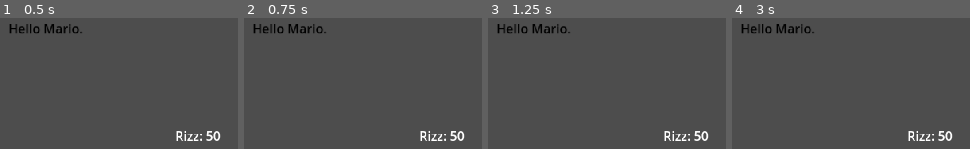
Above: before the commit, frames 1-4 (left to right).
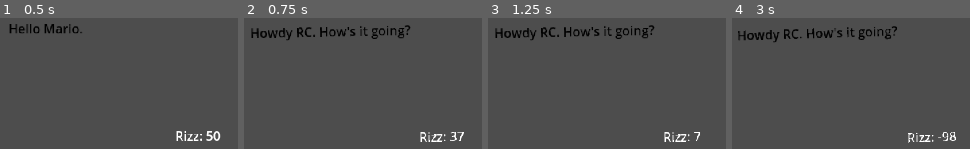
Above: after the commit, the same moments.

Repository: rose-thunder/gamejam
Game: Godot game, scene res://scenes/typing.tscn
The game is run twice, just before and just after one commit, with the same random seed, the same clock (stepped at 60 frames per second) and the same inputs. This scene is started directly instead of the project's main scene.
Inputs:
- Up to frame 1 (0.5 s): no input
- Up to frame 2 (0.75 s): tap Enter (enter, bound only after the commit) at 0.5, 0.6 s
- Up to frame 3 (1.25 s): no input
- Up to frame 4 (3 s): tap Enter (enter, bound only after the commit) at 1.35, 2.1, 2.85 s; tap Space at 2 s

Frame 1 is identical in both runs. In frame 2, 3.2% of the frame differs, in the area x 2-93%, y 4-95%; in frame 3, 3.2%; in frame 4, 3.5%, in the area x 2-95%, y 4-96%.

Commit message:
added rizzometer sigma grindset

Diff:
--- a/game jam/project.godot
+++ b/game jam/project.godot
@@ -20,6 +20,14 @@
 window/size/viewport_width=1920
 window/size/viewport_height=1080
 
+[input]
+
+enter={
+"deadzone": 0.5,
+"events": [Object(InputEventKey,"resource_local_to_scene":false,"resource_name":"","device":-1,"window_id":0,"alt_pressed":false,"shift_pressed":false,"ctrl_pressed":false,"meta_pressed":false,"pressed":false,"keycode":0,"physical_keycode":4194309,"key_label":0,"unicode":0,"location":0,"echo":false,"script":null)
+]
+}
+
 [rendering]
 
 textures/canvas_textures/default_texture_filter=0
--- a/game jam/scenes/typing.tscn
+++ b/game jam/scenes/typing.tscn
@@ -3,6 +3,21 @@
 [ext_resource type="Script" path="res://typing.gd" id="1_6xqec"]
 
 [sub_resource type="StyleBoxEmpty" id="StyleBoxEmpty_2o70k"]
+
+[sub_resource type="Animation" id="Animation_llwpn"]
+length = 0.001
+tracks/0/type = "value"
+tracks/0/imported = false
+tracks/0/enabled = true
+tracks/0/path = NodePath(".:rotation")
+tracks/0/interp = 1
+tracks/0/loop_wrap = true
+tracks/0/keys = {
+"times": PackedFloat32Array(0),
+"transitions": PackedFloat32Array(1),
+"update": 0,
+"values": [0.0]
+}
 
 [sub_resource type="Animation" id="Animation_jjpwm"]
 resource_name = "shake"
@@ -17,21 +32,6 @@
 "transitions": PackedFloat32Array(1, 1, 1),
 "update": 0,
 "values": [0.0, -0.0296706, 0.0]
-}
-
-[sub_resource type="Animation" id="Animation_llwpn"]
-length = 0.001
-tracks/0/type = "value"
-tracks/0/imported = false
-tracks/0/enabled = true
-tracks/0/path = NodePath(".:rotation")
-tracks/0/interp = 1
-tracks/0/loop_wrap = true
-tracks/0/keys = {
-"times": PackedFloat32Array(0),
-"transitions": PackedFloat32Array(1),
-"update": 0,
-"values": [0.0]
 }
 
 [sub_resource type="AnimationLibrary" id="AnimationLibrary_jcsmk"]
--- a/game jam/typing.gd
+++ b/game jam/typing.gd
@@ -28,8 +28,8 @@
 
 	var index = $typed.text.length() -1
 	if index >=0 and $typed.text[index] != $backdrop.text[index] and typeable == true and $typed.text.length() >= 0:
+		$typed.backspace()
 		rizz-=1
-		$typed.backspace()
 		$AnimationPlayer.play("shake")
 
 	pass
Not shown, added: game jam/assets/aquarium.jpg.import
Not shown, changed: game jam/assets/aquarium_dither.jpg.import
Not shown, added: game jam/assets/arcade_dither.jpg.import
Binary file added: game jam/assets/rizzometer_empty.png
Binary file added: game jam/assets/rizzometer_full.png
Binary file added: game jam/assets/rizzometer_half.png
Not shown, added: game jam/assets/start.png.import
Not shown: 1 places in game jam/scenes/typing.tscn that only renumber resources
